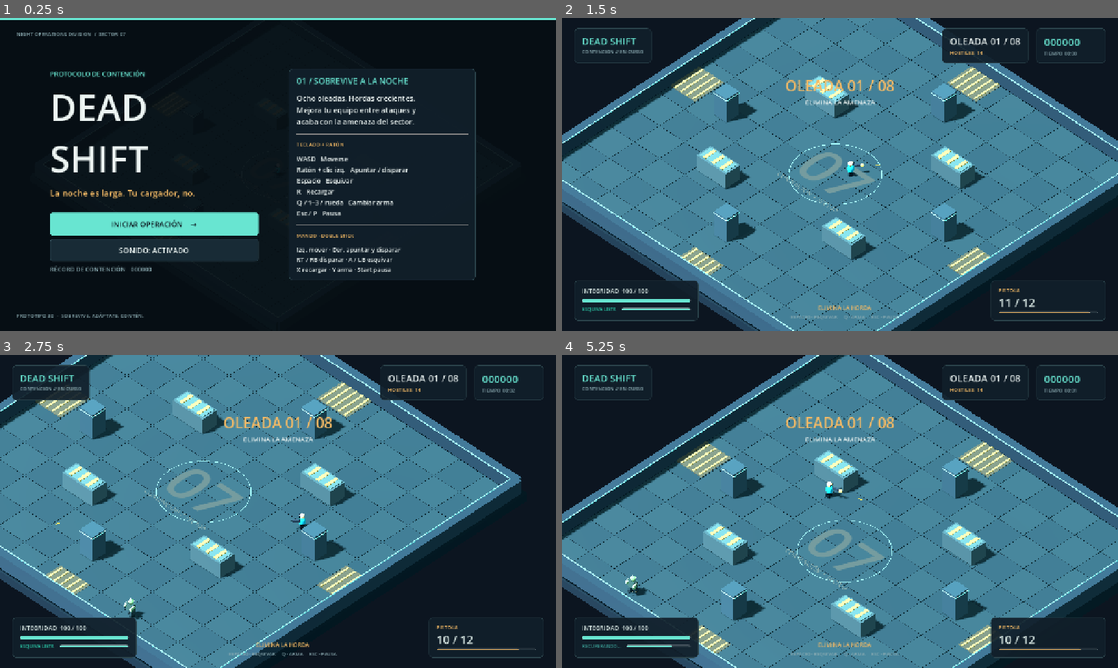
Above: before the commit, frames 1-4 (two rows, left to right).
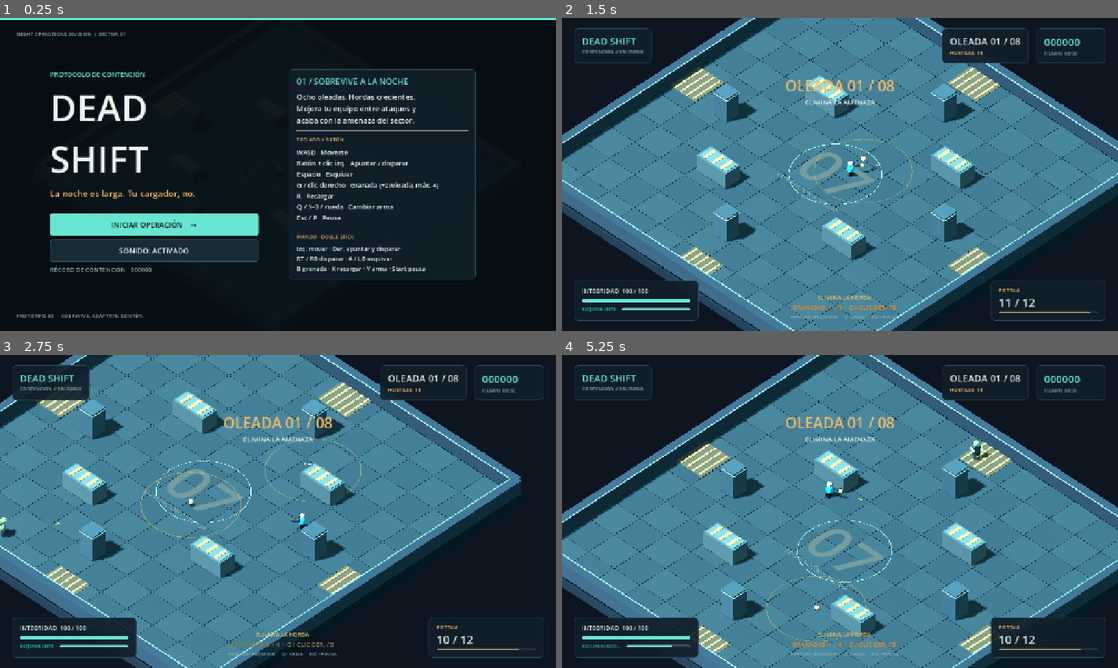
Above: after the commit, the same moments.

Repository: jlmoll/zombieshoot
Game: Godot game, scene res://scenes/main.tscn
Two runs of this game, one before a commit and one after it. Both use one fixed random seed, a clock stepped at 60 frames per second and the inputs below.
Inputs (mouse positions are in pixels of both pictures, inside the frame that each line leads up to):
- Up to frame 1 (0.25 s): no input
- Up to frame 2 (1.5 s): click "INICIAR OPERACIÓN →" at 0.5 s; tap Enter at 1.25 s; move the mouse to (962, 158) at 1.27 s; hold D from 1.28 s (still down); tap G at 1.35 s; click (962, 158) at 1.42 s
- Up to frame 3 (2.75 s): tap Space at 1.52, 2.27 s; move the mouse to (166, 527) at 2.02 s; release D at 2.03 s; hold S from 2.03 s (still down); tap G at 2.1 s; click (166, 527) at 2.17 s
- Up to frame 4 (5.25 s): move the mouse to (895, 442) at 2.77 s; release S at 2.78 s; hold D 2.78-3.5 s; tap P at 2.85 s; click (895, 442) at 2.92 s; tap G at 3.05, 4.55 s; click "REINICIAR OPERACIÓN" at 3.5 s; move the mouse to (812, 574) at 4.27 s; hold W 4.28-5.03 s; tap Enter at 4.35 s; click (812, 574) at 4.42 s; tap Space at 4.52 s; move the mouse to (1006, 558) at 5.02 s; hold A from 5.03 s (still down); tap M at 5.1 s; click (1006, 558) at 5.17 s

The runs differ from the first frame. In frame 1, 5.3% of the frame differs, in the area x 9-86%, y 16-84%; in frame 2, 0.4%; in frame 3, 0.9%; in frame 4, 0.7%.

Commit message:
feat: add grenades with capped per-wave replenishment

Diff:
--- /dev/null
+++ b/scripts/grenade.gd
@@ -0,0 +1,109 @@
+class_name Grenade
+extends CharacterBody3D
+## Timed, bouncing projectile. Its fuse and effects follow the gameplay pause.
+
+const FUSE: float = 1.2
+const BLAST_RADIUS: float = 4.2
+const DAMAGE: float = 160.0
+const GRAVITY: float = 18.0
+const FLOOR_HEIGHT: float = 0.18
+
+var fuse_left: float = FUSE
+var exploded: bool = false
+var _model: MeshInstance3D
+var _ring: MeshInstance3D
+var _ring_material: StandardMaterial3D
+
+
+func configure(origin: Vector3, direction: Vector3, distance: float = 9.0) -> void:
+	position = origin
+	# Flight to the floor takes about 0.68 s from the survivor's hand.
+	velocity = direction.normalized() * (clampf(distance, 1.5, 10.0) / 0.68)
+	velocity.y = 5.0
+
+
+func _ready() -> void:
+	add_to_group("grenades")
+	collision_layer = 0
+	collision_mask = 2
+	motion_mode = CharacterBody3D.MOTION_MODE_FLOATING
+	var collision := CollisionShape3D.new()
+	var shape := SphereShape3D.new()
+	shape.radius = 0.16
+	collision.shape = shape
+	add_child(collision)
+	_model = MeshInstance3D.new()
+	var mesh := SphereMesh.new()
+	mesh.radius = 0.2
+	mesh.height = 0.4
+	mesh.radial_segments = 10
+	mesh.rings = 5
+	_model.mesh = mesh
+	var material := StandardMaterial3D.new()
+	material.albedo_color = Color("ffc16c")
+	material.emission_enabled = true
+	material.emission = Color("bf6b25")
+	_model.material_override = material
+	add_child(_model)
+	_ring = MeshInstance3D.new()
+	var torus := TorusMesh.new()
+	torus.inner_radius = 0.98
+	torus.outer_radius = 1.0
+	torus.rings = 40
+	torus.ring_segments = 6
+	_ring.mesh = torus
+	_ring.scale = Vector3(BLAST_RADIUS, 0.12, BLAST_RADIUS)
+	_ring_material = StandardMaterial3D.new()
+	_ring_material.shading_mode = BaseMaterial3D.SHADING_MODE_UNSHADED
+	_ring_material.transparency = BaseMaterial3D.TRANSPARENCY_ALPHA
+	_ring_material.albedo_color = Color(1.0, 0.65, 0.25, 0.35)
+	_ring.material_override = _ring_material
+	_ring.cast_shadow = GeometryInstance3D.SHADOW_CASTING_SETTING_OFF
+	add_child(_ring)
+	_update_ring()
+
+
+func _physics_process(delta: float) -> void:
+	if exploded:
+		return
+	fuse_left -= delta
+	velocity.y -= GRAVITY * delta
+	var collision: KinematicCollision3D = move_and_collide(velocity * delta)
+	if collision != null:
+		velocity = velocity.bounce(collision.get_normal()) * 0.45
+	# The low visual perimeter must contain grenades even at the top of the arc.
+	for axis in [0, 2]:
+		if absf(position[axis]) > 17.8:
+			position[axis] = clampf(position[axis], -17.8, 17.8)
+			velocity[axis] = -signf(position[axis]) * absf(velocity[axis]) * 0.45
+	if position.y < FLOOR_HEIGHT:
+		position.y = FLOOR_HEIGHT
+		velocity.y = -velocity.y * 0.25 if velocity.y < -1.2 else 0.0
+		velocity.x *= 0.28
+		velocity.z *= 0.28
+		velocity.x = move_toward(velocity.x, 0.0, delta * 28.0)
+		velocity.z = move_toward(velocity.z, 0.0, delta * 28.0)
+	_model.rotate_z(delta * 8.0)
+	_update_ring()
+	_ring_material.albedo_color.a = 0.35 + 0.35 * (0.5 + 0.5 * sin((FUSE - fuse_left) * 35.0))
+	if fuse_left <= 0.0:
+		detonate()
+
+
+func _update_ring() -> void:
+	_ring.position.y = 0.04 - global_position.y
+
+
+func detonate() -> void:
+	if exploded:
+		return
+	exploded = true
+	set_physics_process(false)
+	_model.hide()
+	get_tree().current_scene.detonate_grenade(global_position, DAMAGE, BLAST_RADIUS)
+	_ring.scale = Vector3(0.15, 0.12, 0.15)
+	_ring_material.albedo_color = Color(1.0, 0.8, 0.4, 1.0)
+	var tween: Tween = create_tween().set_parallel(true)
+	tween.tween_property(_ring, "scale", Vector3(BLAST_RADIUS, 0.12, BLAST_RADIUS), 0.25).set_trans(Tween.TRANS_QUAD).set_ease(Tween.EASE_OUT)
+	tween.tween_property(_ring_material, "albedo_color:a", 0.0, 0.3)
+	tween.chain().tween_callback(queue_free)
--- a/scripts/hud.gd
+++ b/scripts/hud.gd
@@ -28,6 +28,7 @@
 var _enemies: Label
 var _ammo: Label
 var _weapon: Label
+var _grenades: Label
 var _reload: ProgressBar
 var _dash: ProgressBar
 var _dash_label: Label
@@ -204,6 +205,9 @@
 	_objective = _label("ELIMINA LA HORDA", 13, AMBER)
 	_objective.horizontal_alignment = HORIZONTAL_ALIGNMENT_CENTER
 	middle.add_child(_objective)
+	_grenades = _label("GRANADAS  2 / 4  ·  G / CLIC DER. / B", 14, AMBER)
+	_grenades.horizontal_alignment = HORIZONTAL_ALIGNMENT_CENTER
+	middle.add_child(_grenades)
 	var hint := _label("ESPACIO · ESQUIVAR     Q · ARMA     ESC · PAUSA", 11, MUTED)
 	hint.horizontal_alignment = HORIZONTAL_ALIGNMENT_CENTER
 	middle.add_child(hint)
@@ -296,17 +300,17 @@
 	_sound_button = _button(_sound_text(), _toggle_sound)
 	left.add_child(_sound_button)
 	left.add_child(_label("RÉCORD DE CONTENCIÓN   %06d" % best, 14, MUTED))
-	var right := _column(_panel(row, Vector2(430, 0)), 14)
+	var right := _column(_panel(row, Vector2(430, 0)), 10)
 	right.add_child(_label("01 / SOBREVIVE A LA NOCHE", 19, CYAN))
 	var brief := _label("Ocho oleadas. Hordas crecientes.\nMejora tu equipo entre ataques y\nacaba con la amenaza del sector.", 17)
 	brief.autowrap_mode = TextServer.AUTOWRAP_WORD_SMART
 	right.add_child(brief)
 	right.add_child(HSeparator.new())
 	right.add_child(_label("TECLADO + RATÓN", 12, AMBER))
-	right.add_child(_label("WASD   Moverse\nRatón + clic izq.   Apuntar / disparar\nEspacio   Esquivar\nR   Recargar\nQ / 1–3 / rueda   Cambiar arma\nEsc / P   Pausa", 15, WHITE))
+	right.add_child(_label("WASD   Moverse\nRatón + clic izq.   Apuntar / disparar\nEspacio   Esquivar\nG / clic derecho   Granada (+2/oleada, máx. 4)\nR   Recargar\nQ / 1–3 / rueda   Cambiar arma\nEsc / P   Pausa", 15, WHITE))
 	right.add_child(HSeparator.new())
 	right.add_child(_label("MANDO · DOBLE STICK", 12, AMBER))
-	right.add_child(_label("Izq. mover · Der. apuntar y disparar\nRT / RB disparar · A / LB esquivar\nX recargar · Y arma · Start pausa", 14))
+	right.add_child(_label("Izq. mover · Der. apuntar y disparar\nRT / RB disparar · A / LB esquivar\nB granada · X recargar · Y arma · Start pausa", 14))
 	play.call_deferred("grab_focus")
 
 
@@ -413,6 +417,9 @@
 	_ammo.add_theme_font_size_override("font_size", 20 if reloading else 26)
 	_ammo.modulate = AMBER if reloading or int(data.get("ammo", 0)) == 0 else WHITE
 	_weapon.text = str(data.get("weapon", "PISTOLA")).to_upper()
+	var grenades: int = int(data.get("grenades", 0))
+	_grenades.text = "GRANADAS  %d / %d  ·  G / CLIC DER. / B" % [grenades, int(data.get("max_grenades", 4))]
+	_grenades.modulate = AMBER if grenades > 0 else MUTED
 	_reload.value = clampf(float(data.get("reload_progress", 0)), 0, 1) if reloading else float(data.get("ammo", 0)) / maxf(1.0, float(data.get("magazine", 1)))
 	var ready: bool = bool(data.get("dash_ready", true))
 	_dash.value = 1.0 if ready else clampf(float(data.get("dash_progress", 0)), 0, 1)
--- a/scripts/main.gd
+++ b/scripts/main.gd
@@ -4,6 +4,7 @@
 const PLAYER_SCRIPT = preload("res://scripts/player.gd")
 const ENEMY_SCRIPT = preload("res://scripts/enemy.gd")
 const BULLET_SCRIPT = preload("res://scripts/projectile.gd")
+const GRENADE_SCRIPT = preload("res://scripts/grenade.gd")
 const HUD_SCRIPT = preload("res://scripts/hud.gd")
 const LAST_WAVE: int = 8
 const SAVE_PATH: String = "user://dead_shift.cfg"
@@ -174,6 +175,7 @@
 			"health": player.health, "max_health": player.max_health, "score": score,
 			"wave": wave, "kills": kills, "enemies": _living_enemies() + spawn_left,
 			"ammo": player.ammo, "magazine": player.magazine_size,
+			"grenades": player.grenades, "max_grenades": player.MAX_GRENADES,
 			"reloading": player.reloading,
 			"reload_progress": 1.0 - player.reload_left / maxf(player.reload_duration, 0.01),
 			"weapon": weapon.get("name", "ARMA"),
@@ -206,6 +208,7 @@
 
 func _start_wave() -> void:
 	wave += 1
+	player.replenish_grenades()
 	wave_finished = false
 	spawn_left = 9 + wave * 5
 	spawn_clock = 1.6
@@ -323,6 +326,33 @@
 func _clear_projectiles() -> void:
 	for node in get_tree().get_nodes_in_group("projectiles"):
 		node.queue_free()
+	for node in get_tree().get_nodes_in_group("grenades"):
+		node.queue_free()
+
+func spawn_grenade(origin: Vector3, direction: Vector3, distance: float = 9.0) -> Node3D:
+	var grenade: CharacterBody3D = GRENADE_SCRIPT.new()
+	grenade.configure(origin, direction, distance)
+	runtime.add_child(grenade)
+	return grenade
+
+func detonate_grenade(at: Vector3, damage: float, radius: float) -> void:
+	if not is_gameplay_active():
+		return
+	var center: Vector3 = Vector3(at.x, maxf(0.35, at.y), at.z)
+	for enemy in get_tree().get_nodes_in_group("enemies"):
+		if enemy.get_parent() != runtime or enemy.dead:
+			continue
+		var target: Vector3 = enemy.global_position + Vector3.UP * 0.6
+		var distance: float = Vector2(target.x - center.x, target.z - center.z).length()
+		if distance > radius:
+			continue
+		var query := PhysicsRayQueryParameters3D.create(center, target, 2)
+		query.hit_from_inside = true
+		if get_world_3d().direct_space_state.intersect_ray(query).is_empty():
+			enemy.take_damage(damage * lerpf(1.0, 0.7, distance / radius))
+	spawn_particles(center, Color("ffc16c"), 12)
+	add_trauma(0.65)
+	play_sound("explosion")
 
 func add_trauma(amount: float) -> void:
 	trauma = minf(1.0, trauma + amount)
@@ -585,6 +615,7 @@
 		"reload": [800.0, 0.06, 0.3], "hurt": [80.0, 0.2, 0.6],
 		"wave": [240.0, 0.5, 0.05], "upgrade": [660.0, 0.24, 0.0],
 		"death": [70.0, 0.65, 0.35], "spit": [145.0, 0.15, 0.4],
+		"grenade_throw": [420.0, 0.12, 0.25], "explosion": [55.0, 0.48, 0.85],
 	}
 	for kind in specs:
 		var spec: Array = specs[kind]
--- a/scripts/player.gd
+++ b/scripts/player.gd
@@ -10,6 +10,9 @@
 const BASE_SPEED := 6.4
 const DASH_DURATION := 0.20
 const DASH_COOLDOWN := 1.0
+const MAX_GRENADES: int = 4
+const GRENADES_PER_WAVE: int = 2
+const GRENADE_COOLDOWN: float = 0.35
 const WEAPON_DEFINITIONS: Array[Dictionary] = [
 	{"name": "PISTOLA", "damage": 30.0, "interval": 0.22, "magazine": 12, "reload": 0.9, "speed": 36.0, "pellets": 1, "spread": 0.018, "pierce": 0},
 	{"name": "ESCOPETA", "damage": 19.0, "interval": 0.65, "magazine": 6, "reload": 1.35, "speed": 30.0, "pellets": 7, "spread": 0.28, "pierce": 0},
@@ -28,6 +31,8 @@
 var dash_cooldown: float = 0.0
 var dash_remaining: float = 0.0
 var kills: int = 0
+var grenades: int = 0
+var _grenade_left: float = 0.0
 var damage_multiplier: float = 1.0
 var speed_multiplier: float = 1.0
 var fire_rate_multiplier: float = 1.0
@@ -69,6 +74,8 @@
 	max_health = 100.0
 	health = max_health
 	kills = 0
+	grenades = 0
+	_grenade_left = 0.0
 	damage_multiplier = 1.0
 	speed_multiplier = 1.0
 	fire_rate_multiplier = 1.0
@@ -102,6 +109,8 @@
 				try_dash()
 			KEY_R:
 				start_reload()
+			KEY_G:
+				try_throw_grenade()
 			KEY_Q:
 				select_weapon((weapon_index + 1) % weapons.size())
 			KEY_1, KEY_2, KEY_3:
@@ -111,6 +120,8 @@
 			select_weapon((weapon_index + 1) % weapons.size())
 		elif event.button_index == MOUSE_BUTTON_WHEEL_DOWN:
 			select_weapon((weapon_index + weapons.size() - 1) % weapons.size())
+		elif event.button_index == MOUSE_BUTTON_RIGHT:
+			try_throw_grenade()
 
 
 func _physics_process(delta: float) -> void:
@@ -118,6 +129,7 @@
 		return
 	_read_input()
 	_fire_left = maxf(0.0, _fire_left - delta)
+	_grenade_left = maxf(0.0, _grenade_left - delta)
 	dash_cooldown = maxf(0.0, dash_cooldown - delta)
 	invulnerability = maxf(0.0, invulnerability - delta)
 	_flash_left = maxf(0.0, _flash_left - delta)
@@ -180,6 +192,8 @@
 			start_reload()
 		if _pad_pressed(pad, JOY_BUTTON_Y):
 			select_weapon((weapon_index + 1) % weapons.size())
+		if _pad_pressed(pad, JOY_BUTTON_B):
+			try_throw_grenade()
 	motion = motion.limit_length(1.0)
 	move_direction = SCREEN_RIGHT * motion.x + SCREEN_DOWN * motion.y
 
@@ -215,6 +229,37 @@
 				if offset.length_squared() > 0.04:
 					aim_direction = offset.normalized()
 	_visual.rotation.y = atan2(aim_direction.x, aim_direction.z)
+
+
+func replenish_grenades() -> void:
+	grenades = mini(MAX_GRENADES, grenades + GRENADES_PER_WAVE)
+	stats_changed.emit()
+
+
+func try_throw_grenade() -> bool:
+	if not _active() or grenades <= 0 or _grenade_left > 0.0:
+		return false
+	_update_aim()
+	var heading: Vector3 = aim_direction
+	var distance: float = 9.0
+	if _mouse_active:
+		var camera: Camera3D = get_viewport().get_camera_3d()
+		if camera != null:
+			var cursor: Vector2 = get_viewport().get_mouse_position()
+			var origin: Vector3 = camera.project_ray_origin(cursor)
+			var ray: Vector3 = camera.project_ray_normal(cursor)
+			if absf(ray.y) > 0.0001:
+				var offset: Vector3 = origin + ray * (-origin.y / ray.y) - global_position
+				offset.y = 0.0
+				distance = clampf(offset.length(), 1.5, 10.0)
+				if offset.length_squared() > 0.01:
+					heading = offset.normalized()
+	grenades -= 1
+	_grenade_left = GRENADE_COOLDOWN
+	get_tree().current_scene.spawn_grenade(global_position + Vector3.UP * 0.95, heading, distance)
+	_sound("grenade_throw")
+	stats_changed.emit()
+	return true
 
 
 func try_shoot() -> void:
--- a/tests/integration.gd
+++ b/tests/integration.gd
@@ -106,6 +106,7 @@
 	_check(world.mode == "title" and paused, "title pauses the simulation")
 	await _test_lifecycle_and_player()
 	await _test_projectile_physics()
+	await _test_grenades()
 	await _test_enemy_navigation_and_attacks()
 	await _test_progression()
 	await _finish()
@@ -312,6 +313,72 @@
 	print("Integration: obstacle routing, telegraphs, ranged AI and boss patterns checked")
 
 
+func _test_grenades() -> void:
+	await _fresh_run()
+	var player: Node3D = world.player
+	_check(player.grenades == 2, "first wave grants two grenades")
+	_check(world.hud._grenades.text.contains("2 / 4"), "HUD displays grenade inventory and cap")
+	player._mouse_active = false
+	player.aim_direction = Vector3.RIGHT
+	_stationary_enemy("walker", Vector3(9, 0, 0))
+	_stationary_enemy("spitter", Vector3(9, 0, 2))
+	var outside: Node3D = _stationary_enemy("walker", Vector3(15.5, 0, 0))
+	var key := InputEventKey.new()
+	key.keycode = KEY_G
+	key.pressed = true
+	Input.parse_input_event(key)
+	key = key.duplicate()
+	key.pressed = false
+	Input.parse_input_event(key)
+	await _frames(2)
+	_check(player.grenades == 1 and get_nodes_in_group("grenades").size() == 1, "G launches one grenade and consumes one charge")
+	_check(not player.try_throw_grenade() and player.grenades == 1, "throw cooldown prevents accidental duplicate grenades")
+	var grenade: Node3D = get_nodes_in_group("grenades")[0]
+	await _frames(10)
+	_check(grenade.position.x > 1.0 and grenade.position.y > 1.0, "grenade travels in an airborne arc")
+	world._pause()
+	var fuse_before: float = grenade.fuse_left
+	var position_before: Vector3 = grenade.position
+	await _frames(30)
+	_check(grenade.fuse_left == fuse_before and grenade.position == position_before, "pause freezes grenade fuse and flight")
+	_check(not player.try_throw_grenade(), "grenades cannot be thrown while paused")
+	world._resume()
+	await _frames(110)
+	_check(world.kills == 2, "timed explosion kills multiple enemies in its radius")
+	_check(outside.health == outside.max_health, "explosion leaves distant enemies unharmed")
+	_check(player.health == player.max_health, "grenades do not cause self damage")
+	_check(get_nodes_in_group("grenades").is_empty(), "exploded grenade cleans up after its visual effect")
+	await _clear_enemies()
+	var near: Node3D = _stationary_enemy("brute", Vector3(1, 0, 0))
+	var direct: Node3D = world.spawn_grenade(Vector3(0, 0.18, 0), Vector3.RIGHT)
+	direct.detonate()
+	var remaining_health: float = near.health
+	direct.detonate()
+	_check(near.health < near.max_health and near.health == remaining_health, "detonation damages each enemy only once")
+	_check(player.health == player.max_health, "point-blank detonation remains safe for survivor")
+	await _clear_enemies()
+	var covered: Node3D = _stationary_enemy("walker", Vector3(7, 0, -9))
+	await _frames(2)
+	world.detonate_grenade(Vector3(7, 0.18, -4), 160.0, 7.0)
+	_check(covered.health == covered.max_health, "solid cover blocks grenade blast")
+	var bouncing: Node3D = world.spawn_grenade(Vector3(17.3, 0.95, 0), Vector3.RIGHT)
+	await _frames(8)
+	_check(bouncing.position.x < 17.8 and bouncing.velocity.x < 0, "grenade bounces from arena boundary")
+	world._clear_projectiles()
+	await _frames(2)
+	_check(get_nodes_in_group("grenades").is_empty(), "wave cleanup removes unexploded grenades")
+	player.grenades = 0
+	player._grenade_left = 0.0
+	_check(not player.try_throw_grenade() and player.grenades == 0, "empty inventory cannot throw or become negative")
+	for supply in [[0, 2], [1, 3], [3, 4], [4, 4]]:
+		player.grenades = supply[0]
+		world._start_wave()
+		_check(player.grenades == supply[1], "wave adds two grenades capped at four from inventory %d" % supply[0])
+	await _fresh_run()
+	_check(world.player.grenades == 2 and get_nodes_in_group("grenades").is_empty(), "restart resets stock to first-wave allowance and clears grenades")
+	print("Integration: grenade input, flight, fuse, pause, blast, cover, cleanup and replenishment checked")
+
+
 func _test_progression() -> void:
 	world._start_run()
 	world.player.set_physics_process(false)
@@ -319,6 +386,7 @@
 	await _frames(2)
 	for expected_wave in range(1, 9):
 		_check(world.wave == expected_wave, "wave advances in sequence: %d" % expected_wave)
+		_check(world.player.grenades == mini(4, expected_wave * 2), "actual wave transition replenishes grenades with a hard cap")
 		while world.spawn_left > 0:
 			world._spawn_next()
 		var expected_enemies: int = 9 + expected_wave * 5 + (1 if expected_wave in [4, 8] else 0)
Not shown, added: scripts/grenade.gd.uid
Not shown, changed: README.md
